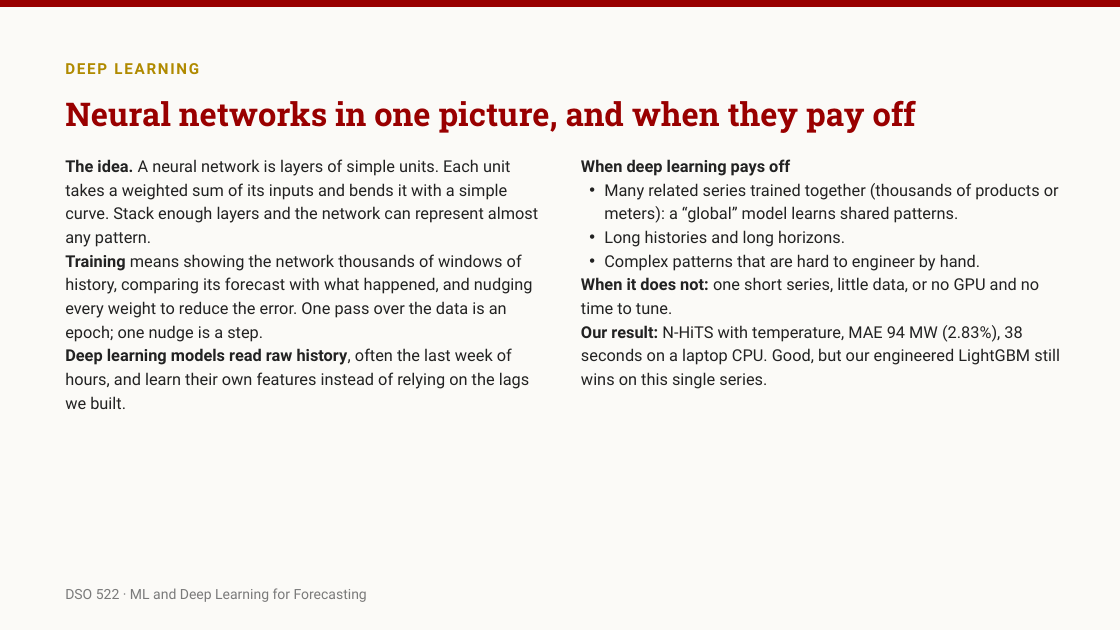
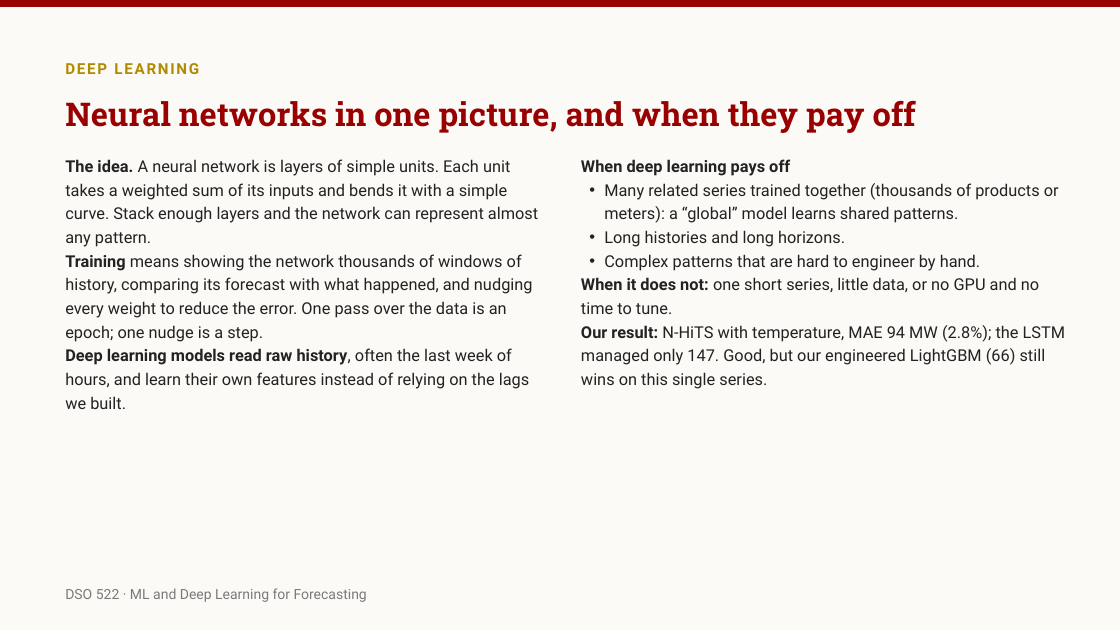
Before and after one commit to robertasgabrys/Forecasting, a slide deck: slide 29 of ML and Deep Learning for Forecasting.pptx. Drawn at 1120x630 pixels with LibreOffice and Linux fonts; fonts in the diff are those of the drawing. Boxes give left, top, right and bottom in pixels: in the first picture for what was removed or moved away, otherwise in the second. Text is boxed around its words. In the diff, an @@ line names an element or a change of style, - is before the commit and + after.

```diff
--- a/ML and Deep Learning for Forecasting.pptx
+++ b/ML and Deep Learning for Forecasting.pptx
@@ text at [581, 325, 1066, 389]: text changed @@
-Our result: N-HiTS with temperature, MAE 94 MW (2.83%), 38 seconds on a laptop CPU. Good, but our engineered LightGBM still wins on this single series.
+Our result: N-HiTS with temperature, MAE 94 MW (2.8%); the LSTM managed only 147. Good, but our engineered LightGBM (66) still wins on this single series.
```
Also in this commit, not shown: 3 other slides changed, 3 slides added, 3 other files.
